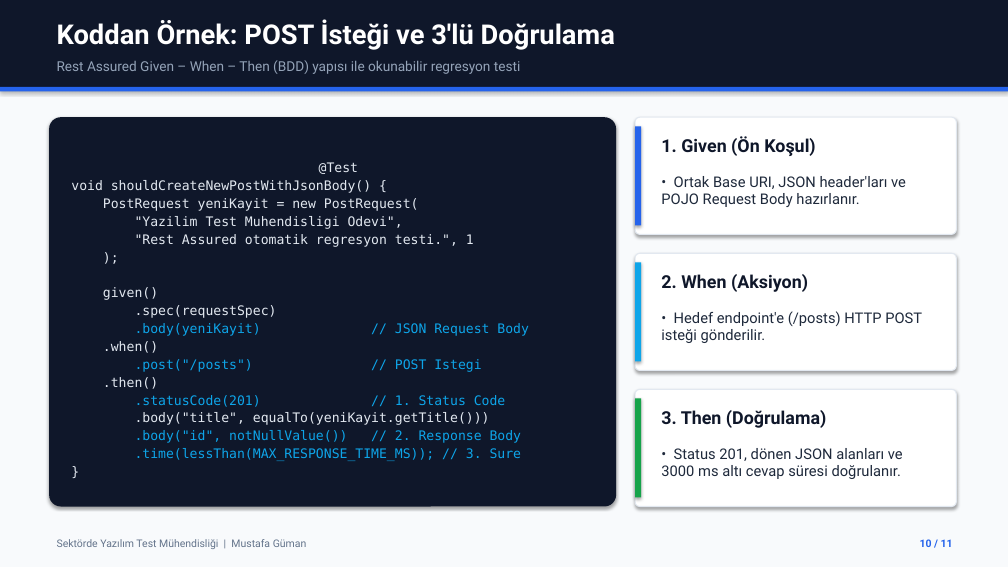
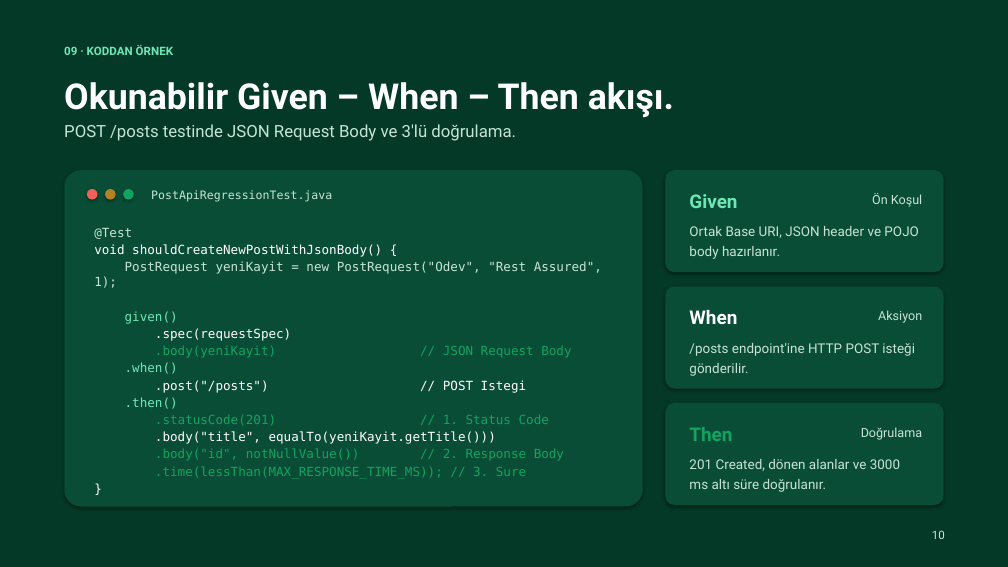
Before and after one commit to mustafagmn/24118007_MustafaGuman_YazilimGelistirme_rest-assured-api-regression-test, a slide deck: slide 10 of sunum/Yapay_Zeka_Destekli_Yazilim_Test_Muhendisligi_Mustafa_Guman.pptx. Drawn at 1008x567 pixels with LibreOffice and Linux fonts; fonts in the diff are those of the drawing. Boxes give left, top, right and bottom in pixels: in the first picture for what was removed or moved away, otherwise in the second. Text is boxed around its words. In the diff, an @@ line names an element or a change of style, - is before the commit and + after.

Commit message:
Update presentation with Apple Keynote minimalist green-white theme

```diff
--- a/sunum/Yapay_Zeka_Destekli_Yazilim_Test_Muhendisligi_Mustafa_Guman.pptx
+++ b/sunum/Yapay_Zeka_Destekli_Yazilim_Test_Muhendisligi_Mustafa_Guman.pptx
@@ background #F8FAFC to #043927 @@
@@ rectangle removed at bbox=[0, 0, 1008, 87] @@
@@ text added at bbox=[64, 45, 173, 55], 11 pt, text #6EE7B7, bold @@
+09 · KODDAN ÖRNEK
@@ rectangle removed at bbox=[0, 87, 1008, 91] @@
@@ text at bbox=[64, 82, 674, 118]: text changed; size 13 to 34 pt; text colour #94A3B8 to #FFFFFF; bold on @@
-Rest Assured Given – When – Then (BDD) yapısı ile okunabilir regresyon testi
+Okunabilir Given – When – Then akışı.
@@ text at bbox=[64, 124, 516, 141]: text changed; size 26 to 16 pt; text colour #FFFFFF to #C6E4D5; bold off @@
-Koddan Örnek: POST İsteği ve 3'lü Doğrulama
+POST /posts testinde JSON Request Body ve 3'lü doğrulama.
@@ rectangle removed at bbox=[635, 126, 641, 225] @@
@@ rounded rectangle added at bbox=[64, 170, 643, 507], fill #0A4D36 @@
@@ fill #FFFFFF to #0A4D36; outline #E2E8F0 1 pt to none; proportions changed in 3 elements at bbox=[665, 403, 944, 505], bbox=[665, 287, 944, 389], bbox=[665, 170, 944, 272] @@
@@ rounded rectangle: place and size @@
-rounded rectangle at bbox=[635, 117, 957, 234]
+rounded rectangle at bbox=[665, 170, 944, 272]
@@ ellipse added at bbox=[87, 189, 98, 200], fill #EF625C @@
@@ ellipse added at bbox=[105, 189, 116, 200], fill #B48223 @@
@@ ellipse added at bbox=[123, 189, 134, 200], fill #10A362 @@
@@ text added at bbox=[151, 190, 332, 202], 11 pt, text #C6E4D5 @@
+PostApiRegressionTest.java
@@ text added at bbox=[689, 194, 737, 208], 18 pt, text #6EE7B7, bold @@
+Given
@@ text at bbox=[872, 193, 922, 207]: text changed; size 17 to 12 pt; text colour #0F172A to #C6E4D5; bold off @@
-1. Given (Ön Koşul)
+Ön Koşul
@@ text "@Test": place and size @@
-text "@Test" at bbox=[49, 117, 616, 507]
+text "@Test" at bbox=[94, 228, 602, 479]
@@ text "@Test" at bbox=[94, 228, 602, 479]: vertical alignment middle to top; fill #0F172A to none; shadow off @@
@@ text at bbox=[94, 228, 571, 479]: size 12.5 to 12 pt in "@Test", "void shouldCreateNewPostWithJsonBody() {", "given()", ".spec(requestSpec)" and 9 more places; text colour #E2E8F0 to #C6E4D5 in "@Test"; text colour #E2E8F0 to #FFFFFF in "void shouldCreateNewPostWithJsonBody() {", ".spec(requestSpec)", ".body("title", equalTo(yeniKayit.getTitle()))", "}"; text colour #E2E8F0 to #6EE7B7 in "given()", ".when()", ".then()"; text colour #0EA5E9 to #10A362 in ".body(yeniKayit) // JSON Request Body", ".statusCode(201) // 1. Status Code", ".body("id", notNullValue()) // 2. Response Body", ".time(lessThan(MAX_RESPONSE_TIME_MS)); // 3. Sure"; text colour #0EA5E9 to #FFFFFF in ".post("/posts") // POST Istegi"; alignment centre to left @@
@@ text at bbox=[689, 226, 918, 259]: text changed; size 14 to 12.8 pt; text colour #1E293B to #C6E4D5 @@
-• Ortak Base URI, JSON header'ları ve POJO Request Body hazırlanır.
+Ortak Base URI, JSON header ve POJO body hazırlanır.
@@ text at bbox=[94, 261, 602, 288]: text changed; size 12.5 to 12 pt; text colour #E2E8F0 to #C6E4D5 @@
-PostRequest yeniKayit = new PostRequest(
-"Yazilim Test Muhendisligi Odevi",
-"Rest Assured otomatik regresyon testi.", 1
-);
+PostRequest yeniKayit = new PostRequest("Odev", "Rest Assured", 1);
@@ rectangle removed at bbox=[635, 262, 641, 361] @@
@@ rounded rectangle: place and size @@
-rounded rectangle at bbox=[635, 253, 957, 371]
+rounded rectangle at bbox=[665, 287, 944, 389]
@@ text at bbox=[689, 309, 737, 324]: text changed; size 17 to 18 pt; text colour #0F172A to #FFFFFF @@
-2. When (Aksiyon)
+When
@@ text added at bbox=[878, 310, 922, 323], 12 pt, text #C6E4D5 @@
+Aksiyon
@@ text at bbox=[689, 343, 915, 376]: text changed; size 14 to 12.8 pt; text colour #1E293B to #C6E4D5 @@
-• Hedef endpoint'e (/posts) HTTP POST isteği gönderilir.
+/posts endpoint'ine HTTP POST isteği gönderilir.
@@ rectangle removed at bbox=[635, 399, 641, 498] @@
@@ rounded rectangle: place and size @@
-rounded rectangle at bbox=[635, 389, 957, 507]
+rounded rectangle at bbox=[665, 403, 944, 505]
@@ text at bbox=[689, 427, 732, 441]: text changed; size 17 to 18 pt; text colour #0F172A to #10A362 @@
-3. Then (Doğrulama)
+Then
@@ text added at bbox=[861, 427, 922, 440], 12 pt, text #C6E4D5 @@
+Doğrulama
@@ text at bbox=[689, 459, 900, 492]: text changed; size 14 to 12.8 pt; text colour #1E293B to #C6E4D5 @@
-• Status 201, dönen JSON alanları ve 3000 ms altı cevap süresi doğrulanır.
+201 Created, dönen alanlar ve 3000 ms altı süre doğrulanır.
@@ text removed at bbox=[57, 539, 307, 549] @@
-Sektörde Yazılım Test Mühendisliği | Mustafa Güman
@@ text at bbox=[932, 530, 945, 539]: text changed; size 10 to 11 pt; text colour #2563EB to #C6E4D5; bold off @@
-10 / 11
+10
```
Also in this commit, not shown: 5 other slides changed, 5 slides added, 5 slides removed.
